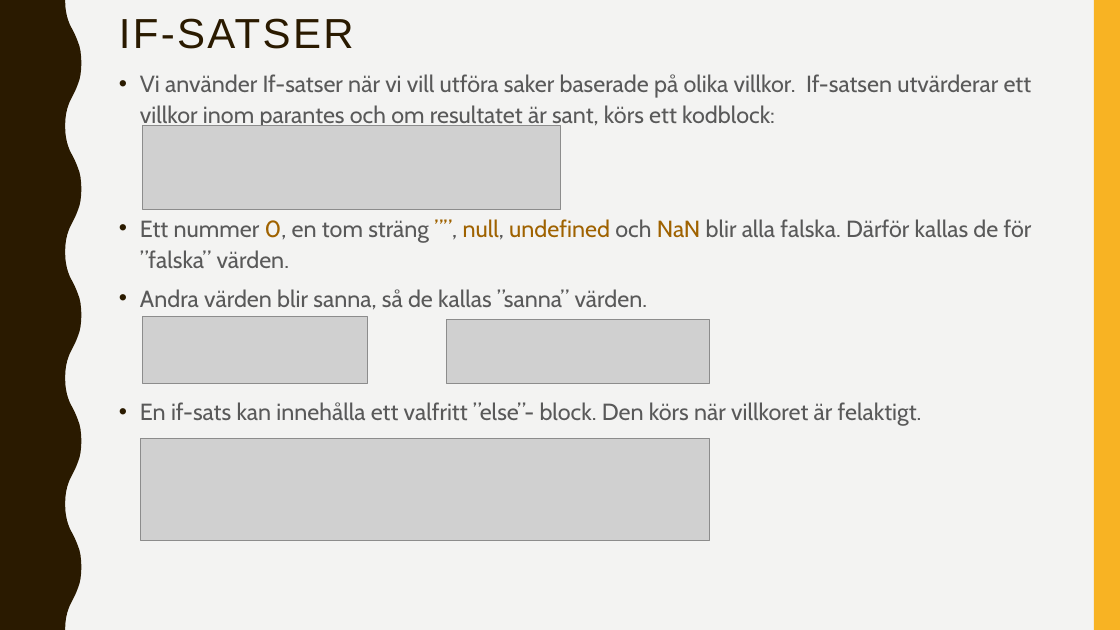
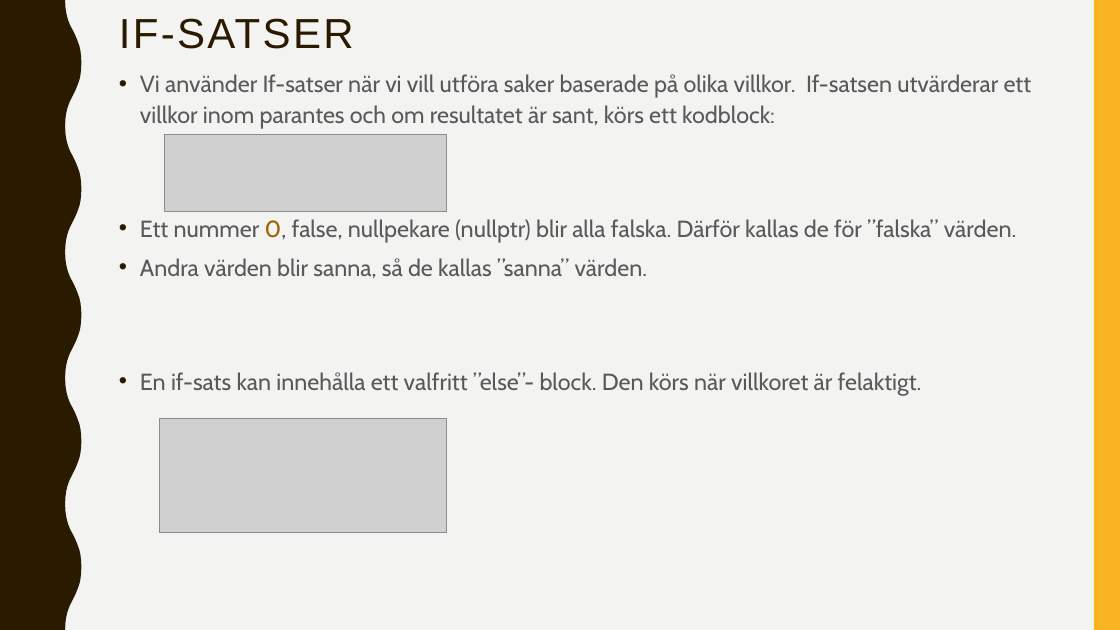
Before and after one commit to abbindustrigymnasium/hitachigymnasiet-250s-programmingexercises-programmering1-2025, a slide deck: slide 8 of C++/C++.pptx. Drawn at 1120x630 pixels with LibreOffice and Linux fonts; fonts in the diff are those of the drawing; grey boxes stand for pictures. Boxes give left, top, right and bottom in pixels: in the first picture for what was removed or moved away, otherwise in the second. Text is boxed around its words. In the diff, an @@ line names an element or a change of style, - is before the commit and + after.

```diff
--- a/C++/C++.pptx
+++ b/C++/C++.pptx
@@ picture: place and size @@
-picture at bbox=[143, 125, 560, 209]
+picture at bbox=[165, 134, 446, 212]
@@ text at bbox=[140, 219, 1017, 243]: text changed @@
-• Ett nummer 0, en tom sträng ””, null, undefined och NaN blir alla falska. Därför kallas de för ”falska” värden.
+• Ett nummer 0, false, nullpekare (nullptr) blir alla falska. Därför kallas de för ”falska” värden.
@@ picture removed at bbox=[143, 317, 368, 383] @@
@@ picture removed at bbox=[446, 320, 710, 384] @@
@@ picture added at bbox=[160, 418, 447, 533] @@
@@ picture removed at bbox=[140, 438, 710, 540] @@
```
Also in this commit, not shown: 11 other slides changed, 3 slides added, 3 slides removed, 1 other file.
